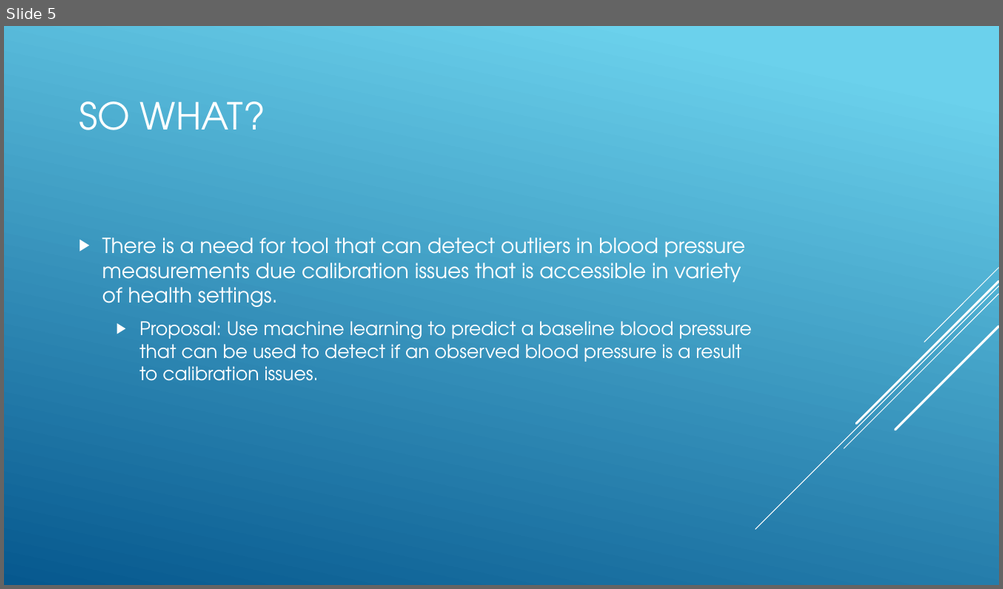
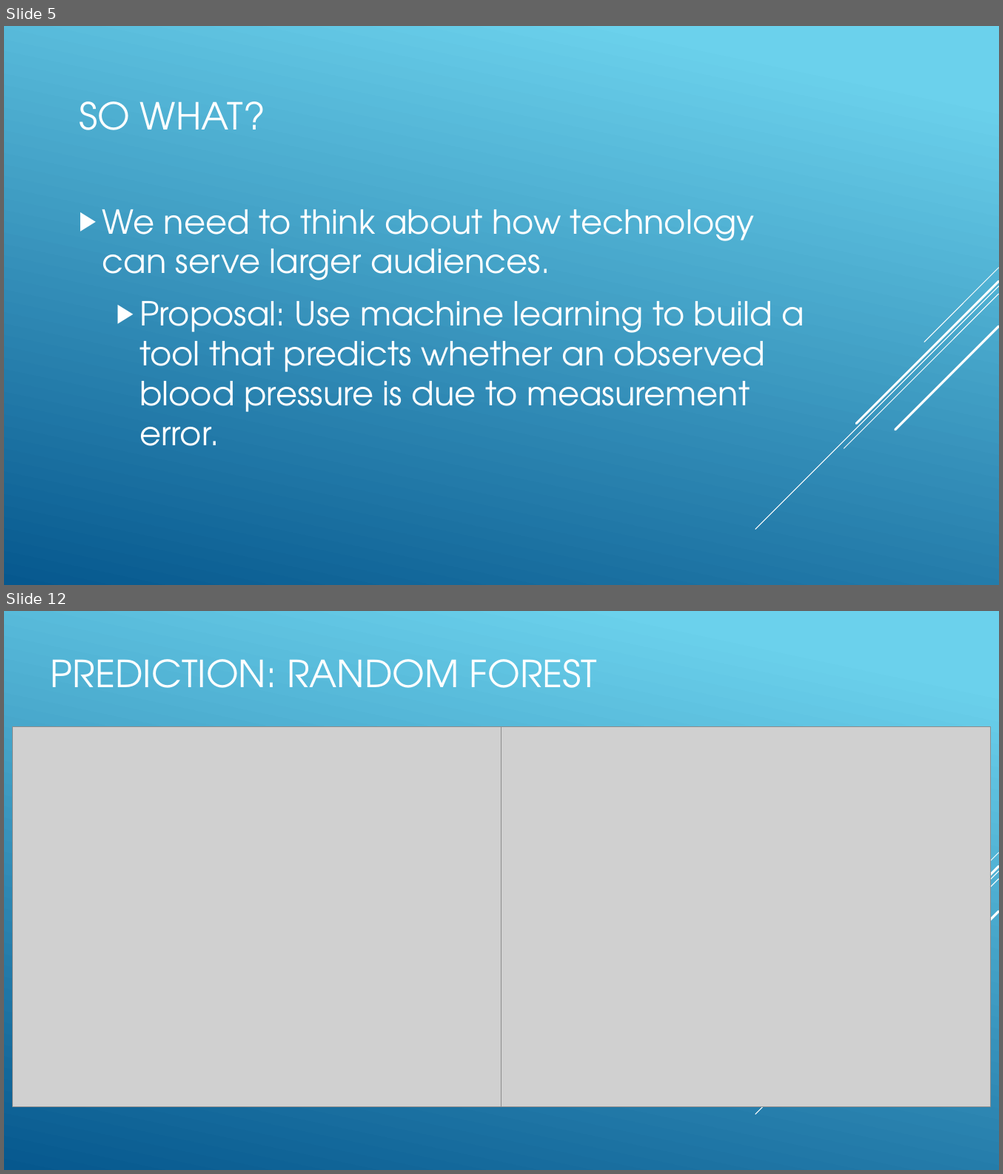
Before and after one commit to buehlere/senior-research, a slide deck: Presentation.pptx. Shown one above the other, each under a label of ours: slide 5 before the commit, slides 5 and 12 after it; the slides between them are not shown. The pictures are 1003x589 and 1003x1174 pixels, drawn with LibreOffice and Linux fonts; fonts in the diff are those of the drawing; grey boxes stand for pictures. Boxes give left, top, right and bottom in pixels: in the first picture for what was removed or moved away, otherwise in the second. Text is boxed around its words. In the diff, an @@ line names an element or a change of style, - is before the commit and + after.

```diff
--- a/Presentation.pptx
+++ b/Presentation.pptx
@@ slide 12 added at <box>4,611,999,1170</box>, background gradient #6ED2EB to #06588E; not listed: 5 template elements that a slide beside it also shows @@
@@ title added at <box>51,659,597,688</box>, 36 pt, text #FFFFFF @@
+PREDICTION: RANDOM FOREST
@@ picture added at <box>12,726,501,1107</box> @@
@@ picture added at <box>502,726,990,1107</box> @@
@@ slide 5 changed as well @@
@@ text at <box>102,210,805,446</box>: text changed; size 18 to 32 pt @@
-▶ There is a need for tool that can detect outliers in blood pressure measurements due calibration issues that is accessible in variety of health settings.
-  ▶ Proposal: Use machine learning to predict a baseline blood pressure that can be used to detect if an observed blood pressure is a result to calibration issues.
+▶ We need to think about how technology can serve larger audiences.
+  ▶ Proposal: Use machine learning to build a tool that predicts whether an observed blood pressure is due to measurement error.
```
Also in this commit, not shown: 6 other slides changed, 10 other slides added, 1 slide removed, 10 other files.
